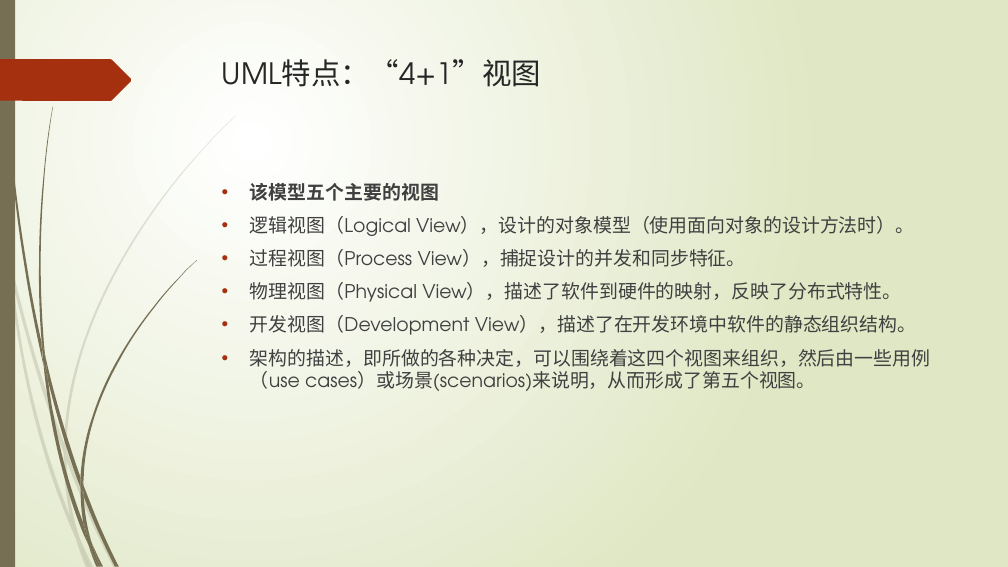
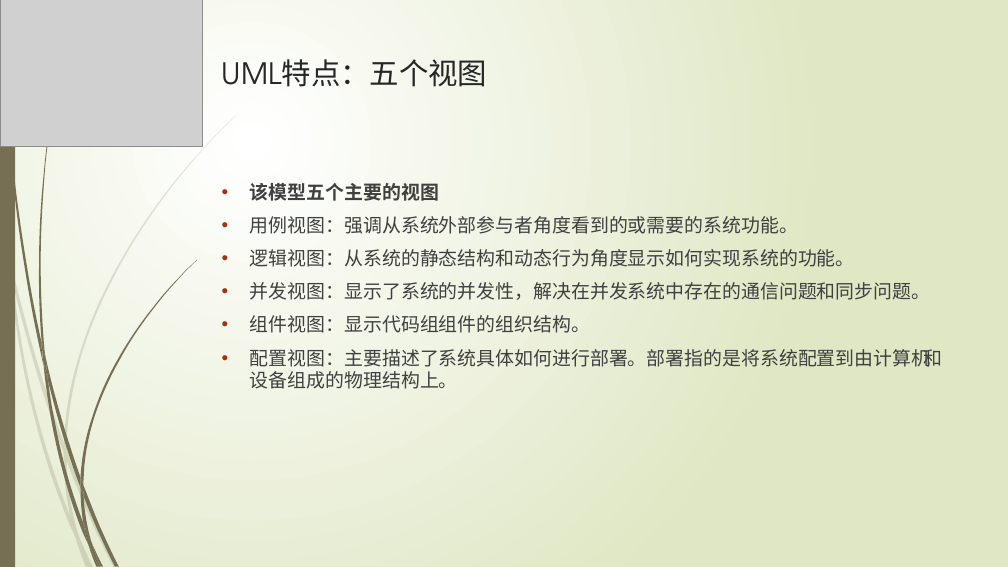
Before and after one commit to rjgcG7/SRS, a slide deck: slide 9 of UML概述.pptx (slide 8 before the commit). Drawn at 1008x567 pixels with LibreOffice and Linux fonts; fonts in the diff are those of the drawing; grey boxes stand for pictures. Boxes give left, top, right and bottom in pixels: in the first picture for what was removed or moved away, otherwise in the second. Text is boxed around its words. In the diff, an @@ line names an element or a change of style, - is before the commit and + after.

```diff
--- a/UML概述.pptx
+++ b/UML概述.pptx
@@ picture added at (0, 0, 203, 147) @@
@@ title at (222, 59, 487, 87): text changed @@
-UML特点：“4+1”视图
+UML特点：五个视图
@@ text at (250, 216, 943, 389): text changed @@
-• 逻辑视图（Logical View），设计的对象模型（使用面向对象的设计方法时）。
-• 过程视图（Process View），捕捉设计的并发和同步特征。
-• 物理视图（Physical View），描述了软件到硬件的映射，反映了分布式特性。
-• 开发视图（Development View），描述了在开发环境中软件的静态组织结构。
-• 架构的描述，即所做的各种决定，可以围绕着这四个视图来组织，然后由一些用例 （use cases）或场景(scenarios)来说明，从而形成了第五个视图。
+• 用例视图：强调从系统外部参与者角度看到的或需要的系统功能。
+• 逻辑视图：从系统的静态结构和动态行为角度显示如何实现系统的功能。
+• 并发视图：显示了系统的并发性，解决在并发系统中存在的通信问题和同步问题。
+• 组件视图：显示代码组组件的组织结构。
+• 配置视图：主要描述了系统具体如何进行部署。部署指的是将系统配置到由计算机 和设备组成的物理结构上。
```
Also in this commit, not shown: 12 other slides changed, 2 slides added, 1 slide removed, 1 other file.
